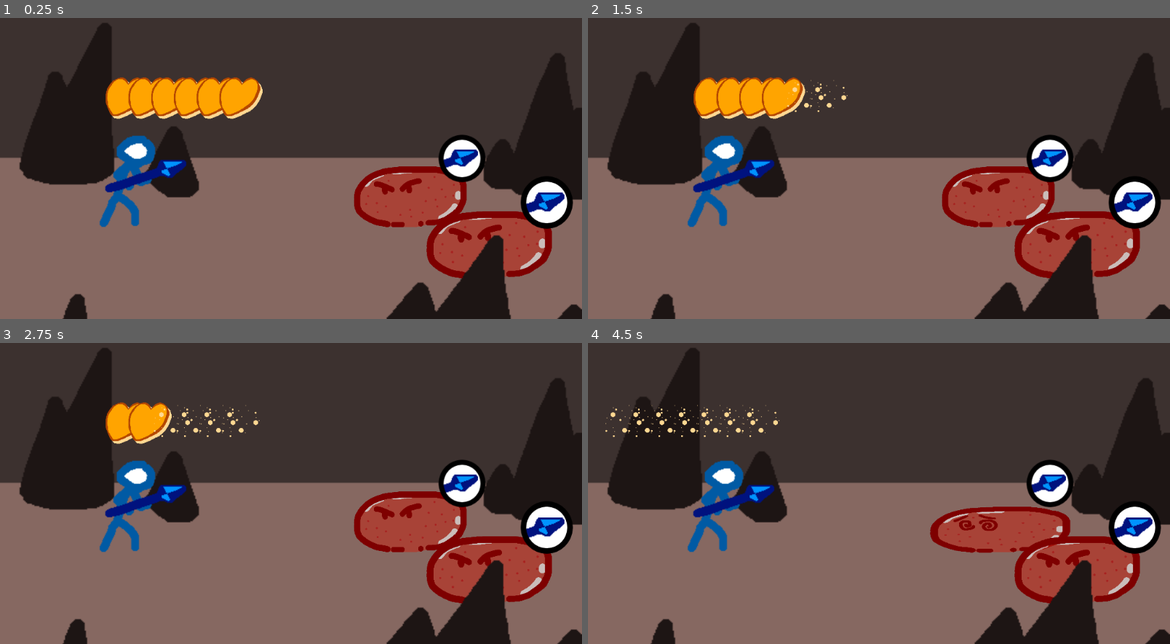
Above: before the commit, frames 1-4 (two rows, left to right).
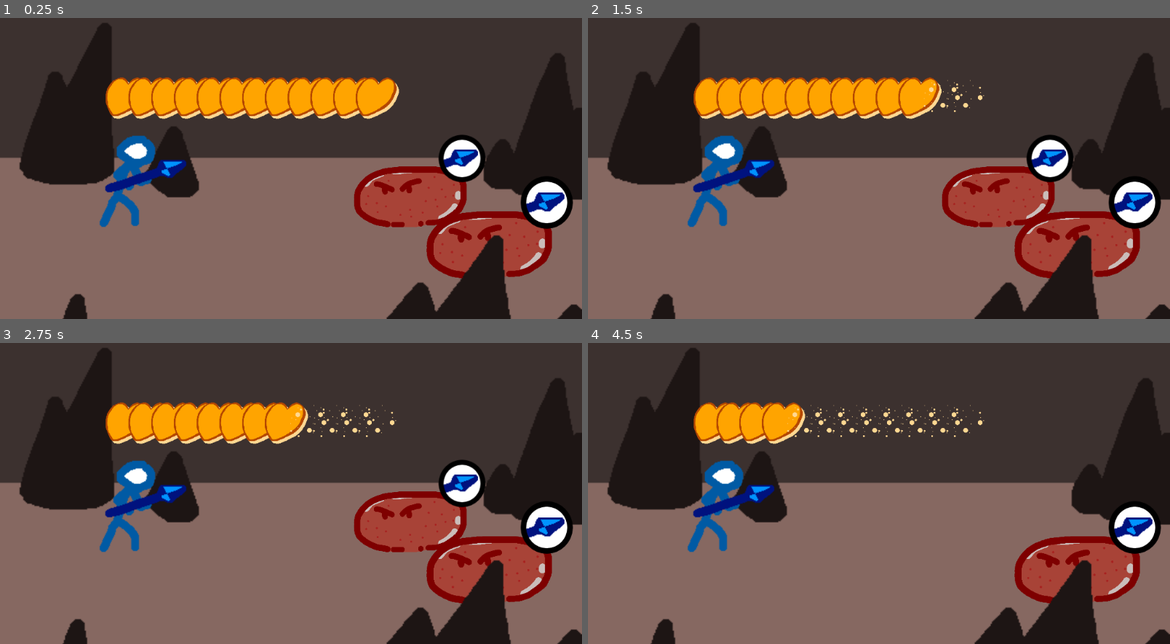
Above: after the commit, the same moments.

Repository: WightLight/StrawberryShortsword
Game: Godot game, scene res://Battle/Battle.tscn
The game is run twice, just before and just after one commit, with the same random seed, the same clock (stepped at 60 frames per second) and the same inputs.
Inputs (mouse positions are in pixels of both pictures, inside the frame that each line leads up to):
- Up to frame 1 (0.25 s): no input
- Up to frame 2 (1.5 s): tap Enter at 0.5 s; click (1047, 159) at 1.27 s
- Up to frame 3 (2.75 s): tap Space at 2 s
- Up to frame 4 (4.5 s): tap Enter at 2.75, 4.25 s; tap Space at 3.5 s

The runs differ from the first frame. In frame 1, 3.1% of the frame differs, in the area x 41-69%, y 19-34%; in frame 2, 3.3%; in frame 3, 3.4%; in frame 4, 7.0%, in the area x 3-84%, y 19-70%.

Commit message:
Enemies die now

Diff:
--- a/Enemy/Enemy.gd
+++ b/Enemy/Enemy.gd
@@ -3,6 +3,7 @@
 class_name Enemy
 
 signal health_changed
+signal death
 
 export(int) var maxHp
 export(int) var curHp
@@ -18,6 +19,12 @@
 func damage(amount: int):
 	curHp -= amount
 	emit_signal("health_changed", curHp, maxHp)
+	if curHp <= 0:
+		die()
 
 func attack(player: Player):
 	pass
+
+func die():
+	emit_signal("death")
+	queue_free()
--- a/Player/Player.tscn
+++ b/Player/Player.tscn
@@ -6,6 +6,8 @@
 
 [node name="Player" type="Node2D"]
 script = ExtResource( 2 )
+maxHp = 12
+curHp = 12
 
 [node name="Sprite" type="Sprite" parent="."]
 scale = Vector2( 1.5, 1.5 )
